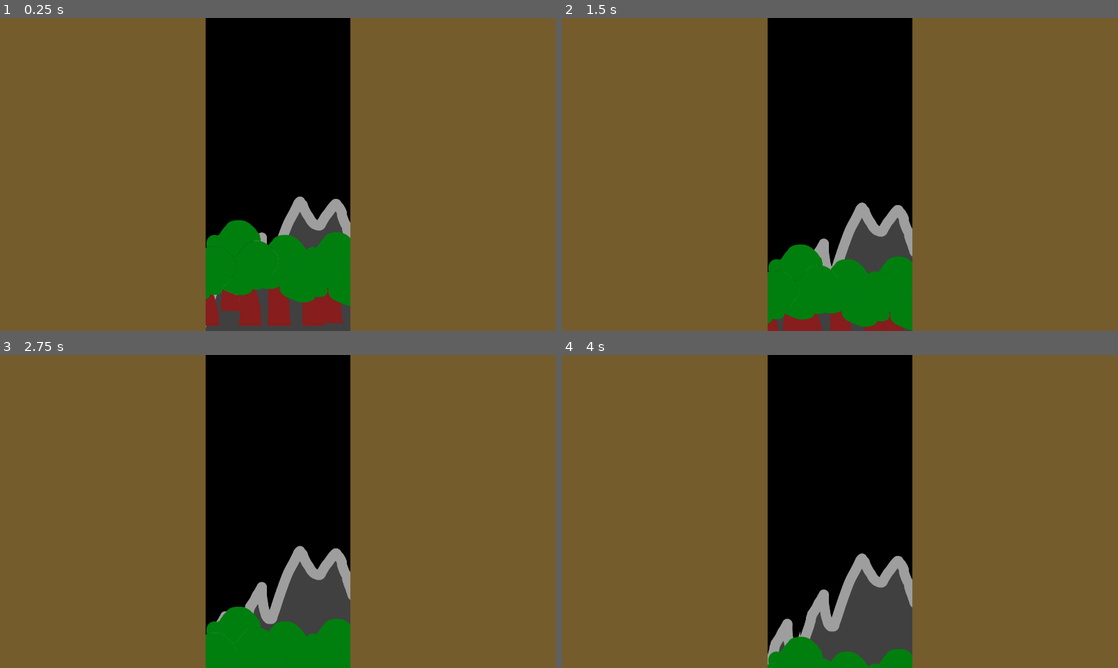
Above: before the commit, frames 1-4 (two rows, left to right).
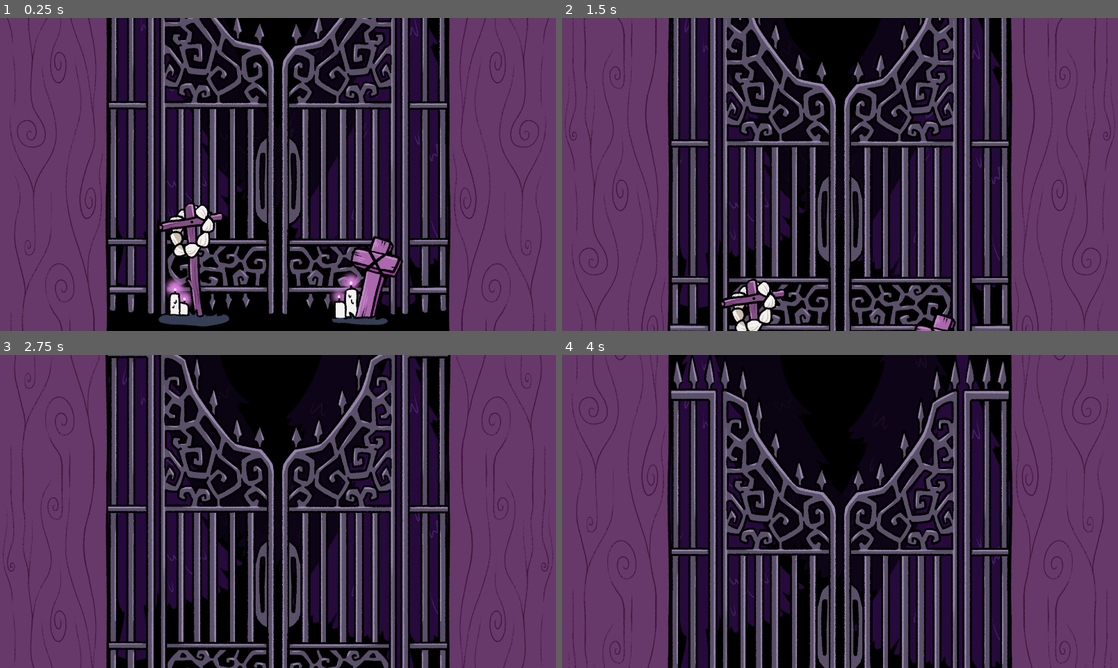
Above: after the commit, the same moments.

Repository: 100-Devs-1-Game/BabyBatClimber
Game: Godot game, scene res://level.tscn
Same seed, same stepped clock (60 frames per second), same inputs: the game is played once before the commit and once after it.
Inputs:
- Up to frame 1 (0.25 s): no input
- Up to frame 2 (1.5 s): tap Space (ui_select) at 0.77 s
- Up to frame 3 (2.75 s): tap Space (ui_select) at 1.52 s
- Up to frame 4 (4 s): tap Space (ui_select) at 3.02, 3.77 s

The runs differ from the first frame. In frame 1, 90% of the frame differs, in the area x 0-100%, y 0-100%; in frame 2, 89%; in frame 3, 87%; in frame 4, 85%.

Commit message:
Asset Update

Diff:
--- a/src/background.gd
+++ b/src/background.gd
@@ -1,4 +1,6 @@
 extends CanvasLayer
+
+@export var global_scroll_factor: float= 1.0
 
 @onready var level: Level= get_parent()
 
@@ -12,4 +14,4 @@
 
 func _physics_process(delta: float) -> void:
 	for layer in layers:
-		layer.position.y+= level.delta_height * layer.scroll_speed
+		layer.position.y+= level.delta_height * layer.scroll_speed * global_scroll_factor
--- /dev/null
+++ b/src/background.tscn
@@ -0,0 +1,117 @@
+[gd_scene load_steps=7 format=3 uid="uid://jtdbnlpdoalk"]
+
+[ext_resource type="Script" uid="uid://c7wrmk0rya284" path="res://background.gd" id="1_bpugw"]
+[ext_resource type="Texture2D" uid="uid://dsmjevktd34xw" path="res://assets/art/background/tree_1.png" id="2_gjjrj"]
+[ext_resource type="Script" uid="uid://7cnpnuewq2tx" path="res://background_layer.gd" id="3_vvxqx"]
+[ext_resource type="Texture2D" uid="uid://du7ncal7r3lqw" path="res://assets/art/background/tree_2.png" id="4_cdpnt"]
+[ext_resource type="Texture2D" uid="uid://0vgqravd3mqi" path="res://assets/art/background/gate.png" id="5_8u6ia"]
+[ext_resource type="Texture2D" uid="uid://c6fjh53wd845s" path="res://assets/art/background/floor.png" id="6_6i7po"]
+
+[node name="Background" type="CanvasLayer"]
+layer = -1
+script = ExtResource("1_bpugw")
+global_scroll_factor = 3.0
+
+[node name="Tree3" type="TextureRect" parent="."]
+modulate = Color(0.386757, 0.386757, 0.386757, 1)
+anchors_preset = 7
+anchor_left = 0.5
+anchor_top = 1.0
+anchor_right = 0.5
+anchor_bottom = 1.0
+offset_left = -143.0
+offset_top = -1500.0
+offset_right = 631.0
+offset_bottom = -209.0
+grow_horizontal = 2
+grow_vertical = 0
+texture = ExtResource("2_gjjrj")
+stretch_mode = 2
+script = ExtResource("3_vvxqx")
+scroll_speed = 0.03
+
+[node name="Tree4" type="TextureRect" parent="."]
+modulate = Color(0.287295, 0.287295, 0.287295, 1)
+anchors_preset = 7
+anchor_left = 0.5
+anchor_top = 1.0
+anchor_right = 0.5
+anchor_bottom = 1.0
+offset_left = -673.0
+offset_top = -1610.0
+offset_right = 68.0
+offset_bottom = -310.0
+grow_horizontal = 2
+grow_vertical = 0
+texture = ExtResource("4_cdpnt")
+stretch_mode = 2
+script = ExtResource("3_vvxqx")
+scroll_speed = 0.025
+
+[node name="Tree1" type="TextureRect" parent="."]
+anchors_preset = 7
+anchor_left = 0.5
+anchor_top = 1.0
+anchor_right = 0.5
+anchor_bottom = 1.0
+offset_left = 41.0
+offset_top = -1371.0
+offset_right = 815.0
+offset_bottom = -80.0
+grow_horizontal = 2
+grow_vertical = 0
+texture = ExtResource("2_gjjrj")
+stretch_mode = 2
+script = ExtResource("3_vvxqx")
+scroll_speed = 0.06
+
+[node name="Tree2" type="TextureRect" parent="."]
+anchors_preset = 7
+anchor_left = 0.5
+anchor_top = 1.0
+anchor_right = 0.5
+anchor_bottom = 1.0
+offset_left = -857.0
+offset_top = -1451.0
+offset_right = -116.0
+offset_bottom = -151.0
+grow_horizontal = 2
+grow_vertical = 0
+texture = ExtResource("4_cdpnt")
+stretch_mode = 2
+script = ExtResource("3_vvxqx")
+scroll_speed = 0.055
+
+[node name="Gate" type="TextureRect" parent="."]
+anchors_preset = 7
+anchor_left = 0.5
+anchor_top = 1.0
+anchor_right = 0.5
+anchor_bottom = 1.0
+offset_left = -658.0
+offset_top = -1494.0
+offset_right = 658.0
+offset_bottom = -26.0
+grow_horizontal = 2
+grow_vertical = 0
+texture = ExtResource("5_8u6ia")
+stretch_mode = 2
+script = ExtResource("3_vvxqx")
+scroll_speed = 0.1
+
+[node name="Floor" type="TextureRect" parent="."]
+anchors_preset = 7
+anchor_left = 0.5
+anchor_top = 1.0
+anchor_right = 0.5
+anchor_bottom = 1.0
+offset_left = -420.0
+offset_top = -471.0
+offset_right = 434.0
+offset_bottom = -33.0
+grow_horizontal = 2
+grow_vertical = 0
+texture = ExtResource("6_6i7po")
+stretch_mode = 2
+script = ExtResource("3_vvxqx")
+scroll_speed = 0.2
--- a/src/level.gd
+++ b/src/level.gd
@@ -2,11 +2,9 @@
 extends Node2D
 
 @export var width: float = 500.0
+@export var level_side_shader: ShaderMaterial
 
 @onready var player: CharacterBody2D = $Player
-
-@onready var left_polygon: Polygon2D = %"Left Polygon"
-@onready var right_polygon: Polygon2D = %"Right Polygon"
 
 var height: float= 0
 var level_objects: Array[LevelObject]
@@ -15,7 +13,6 @@
 
 
 func _ready() -> void:
-	_init_polygons()
 	player.position= Vector2(1920 / 2 + width / 2 - player.width / 2, 1080 / 2)
 
 	var KILL_OBJECT = preload("res://kill_object.tscn")
@@ -37,19 +34,7 @@
 	for obj in level_objects:
 		obj.position.y+= delta_height
 
-
-func _init_polygons():
-	left_polygon.polygon=[
-		Vector2(0, 0),
-		Vector2(1920 / 2 - width / 2, 0),
-		Vector2(1920 / 2 - width / 2, 1080),
-		Vector2(0, 1080)]
-
-	right_polygon.polygon=[
-		Vector2(1920 / 2 + width / 2, 0),
-		Vector2(1920, 0),
-		Vector2(1920, 1080),
-		Vector2(1920 / 2 + width / 2,1080)]
+	level_side_shader.set_shader_parameter("height", -height / 1468.0)
 
 
 func get_left_side()-> float:
--- a/src/level.tscn
+++ b/src/level.tscn
@@ -1,67 +1,29 @@
-[gd_scene load_steps=8 format=3 uid="uid://b603tnllthddv"]
+[gd_scene load_steps=6 format=3 uid="uid://b603tnllthddv"]
 
 [ext_resource type="Script" uid="uid://cev76inr16fwj" path="res://level.gd" id="1_u52ul"]
-[ext_resource type="Script" uid="uid://d4mud50cb15su" path="res://player.gd" id="2_vonw3"]
-[ext_resource type="Script" uid="uid://c7wrmk0rya284" path="res://background.gd" id="3_1ainy"]
-[ext_resource type="Texture2D" uid="uid://clo5tcjg1y2b4" path="res://assets/art/placeholder/bg_forest.png" id="3_oi3di"]
-[ext_resource type="Texture2D" uid="uid://b2sye1bphdprq" path="res://assets/art/placeholder/bg_mountains.png" id="4_n6hdu"]
-[ext_resource type="Script" uid="uid://7cnpnuewq2tx" path="res://background_layer.gd" id="5_km5ld"]
-
-[sub_resource type="CapsuleShape2D" id="CapsuleShape2D_oi3di"]
-radius = 30.0
-height = 150.0
+[ext_resource type="Material" uid="uid://bbuvkw80wegb5" path="res://level_side_shader_material.tres" id="2_8cye3"]
+[ext_resource type="Texture2D" uid="uid://bhs8j3plku7g3" path="res://assets/art/fixed/level_side.png" id="2_i2t4f"]
+[ext_resource type="PackedScene" uid="uid://bybibjaxh6r72" path="res://player.tscn" id="4_f2txt"]
+[ext_resource type="PackedScene" uid="uid://jtdbnlpdoalk" path="res://background.tscn" id="5_1ainy"]
 
 [node name="Level" type="Node2D"]
 script = ExtResource("1_u52ul")
+width = 1200.0
+level_side_shader = ExtResource("2_8cye3")
 
-[node name="Left Polygon" type="Polygon2D" parent="."]
-unique_name_in_owner = true
-color = Color(0.460882, 0.364139, 0.175635, 1)
+[node name="Right Sprite" type="Sprite2D" parent="."]
+texture_repeat = 2
+material = ExtResource("2_8cye3")
+position = Vector2(1262, 346)
+texture = ExtResource("2_i2t4f")
 
-[node name="Right Polygon" type="Polygon2D" parent="."]
-unique_name_in_owner = true
-color = Color(0.460882, 0.364139, 0.175635, 1)
+[node name="Left Sprite" type="Sprite2D" parent="."]
+texture_repeat = 2
+material = ExtResource("2_8cye3")
+position = Vector2(658, 346)
+texture = ExtResource("2_i2t4f")
+flip_h = true
 
-[node name="Player" type="CharacterBody2D" parent="."]
-script = ExtResource("2_vonw3")
-climb_speed = 150.0
-horizontal_speed = 800.0
-jump_boost = 500.0
+[node name="Player" parent="." instance=ExtResource("4_f2txt")]
 
-[node name="CollisionShape2D" type="CollisionShape2D" parent="Player"]
-shape = SubResource("CapsuleShape2D_oi3di")
-
-[node name="Background" type="CanvasLayer" parent="."]
-layer = -1
-script = ExtResource("3_1ainy")
-
-[node name="Mountains" type="TextureRect" parent="Background"]
-anchors_preset = 7
-anchor_left = 0.5
-anchor_top = 1.0
-anchor_right = 0.5
-anchor_bottom = 1.0
-offset_left = -400.0
-offset_top = -600.0
-offset_right = 400.0
-grow_horizontal = 2
-grow_vertical = 0
-texture = ExtResource("4_n6hdu")
-script = ExtResource("5_km5ld")
-scroll_speed = 0.05
-
-[node name="Forest" type="TextureRect" parent="Background"]
-anchors_preset = 7
-anchor_left = 0.5
-anchor_top = 1.0
-anchor_right = 0.5
-anchor_bottom = 1.0
-offset_left = -400.0
-offset_top = -626.0
-offset_right = 400.0
-offset_bottom = -26.0
-grow_horizontal = 2
-grow_vertical = 0
-texture = ExtResource("3_oi3di")
-script = ExtResource("5_km5ld")
-scroll_speed = 0.2
+[node name="Background" parent="." instance=ExtResource("5_1ainy")]
--- /dev/null
+++ b/src/level_side.gdshader
@@ -0,0 +1,9 @@
+shader_type canvas_item;
+
+uniform float height;
+
+void fragment() {
+    vec2 uv = UV;
+    uv.y = uv.y + height;
+    COLOR = texture(TEXTURE, uv);
+}
--- /dev/null
+++ b/src/level_side_shader_material.tres
@@ -0,0 +1,7 @@
+[gd_resource type="ShaderMaterial" load_steps=2 format=3 uid="uid://bbuvkw80wegb5"]
+
+[ext_resource type="Shader" uid="uid://c84fi37f5elw1" path="res://level_side.gdshader" id="1_wutx5"]
+
+[resource]
+shader = ExtResource("1_wutx5")
+shader_parameter/height = 0.0
--- /dev/null
+++ b/src/player.tscn
@@ -0,0 +1,16 @@
+[gd_scene load_steps=3 format=3 uid="uid://bybibjaxh6r72"]
+
+[ext_resource type="Script" uid="uid://d4mud50cb15su" path="res://player.gd" id="1_4flbx"]
+
+[sub_resource type="CapsuleShape2D" id="CapsuleShape2D_oi3di"]
+radius = 30.0
+height = 150.0
+
+[node name="Player" type="CharacterBody2D"]
+script = ExtResource("1_4flbx")
+climb_speed = 150.0
+horizontal_speed = 800.0
+jump_boost = 500.0
+
+[node name="CollisionShape2D" type="CollisionShape2D" parent="."]
+shape = SubResource("CapsuleShape2D_oi3di")
Binary file added: src/assets/art/background/floor.png
Not shown, added: src/assets/art/background/floor.png.import
Binary file added: src/assets/art/background/gate.png
Not shown, added: src/assets/art/background/gate.png.import
Binary file added: src/assets/art/background/tree_1.png
Not shown, added: src/assets/art/background/tree_1.png.import
Binary file added: src/assets/art/background/tree_2.png
Not shown, added: src/assets/art/background/tree_2.png.import
Binary file added: src/assets/art/fixed/level_side.png
Not shown, added: src/assets/art/fixed/level_side.png.import
Binary file added: src/assets/art/level_objects/branch.png
Not shown, added: src/assets/art/level_objects/branch.png.import
(and 5 more such lines)
